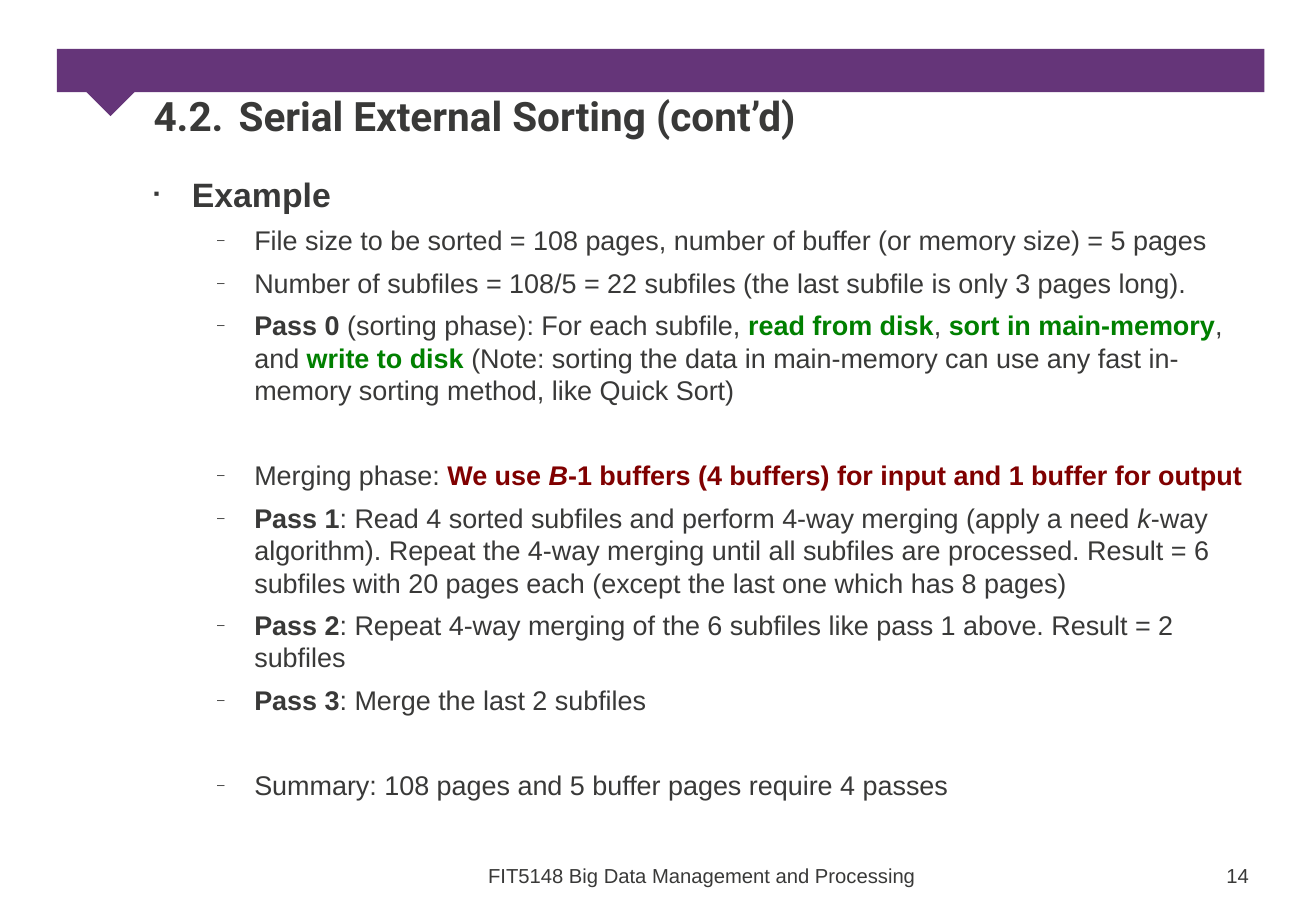
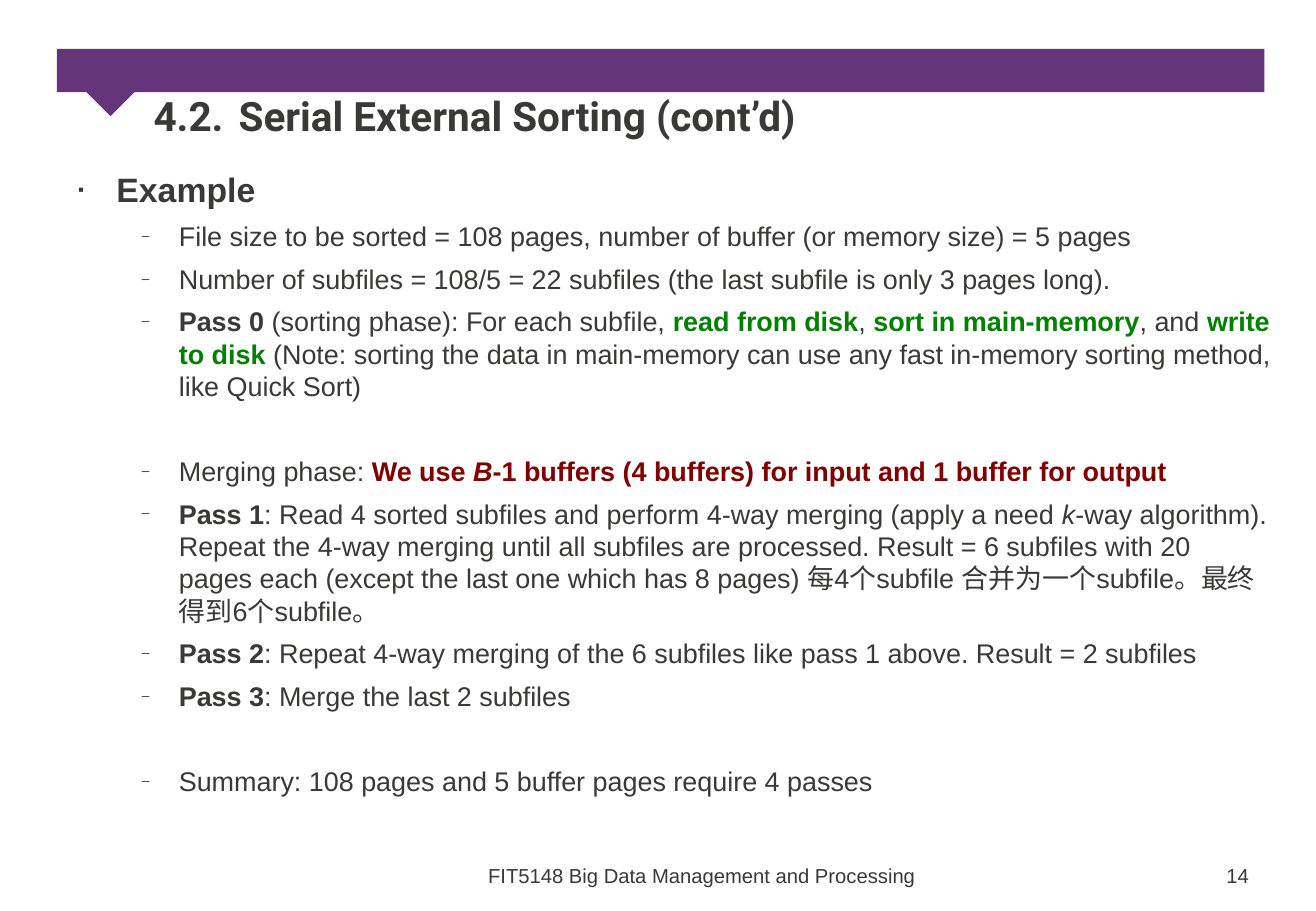
Before and after one commit to xianlinfeng/Documents, a slide deck: slide 14 of FIT5148/week5/FIT5148-5a-Volume-ParSort.pptx. Drawn at 1316x911 pixels with LibreOffice and Linux fonts; fonts in the diff are those of the drawing; background and template pictures are left out. Boxes give left, top, right and bottom in pixels: in the first picture for what was removed or moved away, otherwise in the second. Text is boxed around its words. In the diff, an @@ line names an element or a change of style, - is before the commit and + after.

Commit message:
some update for repair algorithm

```diff
--- a/FIT5148/week5/FIT5148-5a-Volume-ParSort.pptx
+++ b/FIT5148/week5/FIT5148-5a-Volume-ParSort.pptx
@@ text "Example": place and size @@
-text "Example" at bbox=[192, 182, 1242, 800]
+text "Example" at bbox=[116, 177, 1270, 796]
@@ text at bbox=[179, 504, 1267, 623]: text changed @@
-  – Pass 1: Read 4 sorted subfiles and perform 4-way merging (apply a need k-way algorithm). Repeat the 4-way merging until all subfiles are processed. Result = 6 subfiles with 20 pages each (except the last one which has 8 pages)
+  – Pass 1: Read 4 sorted subfiles and perform 4-way merging (apply a need k-way algorithm). Repeat the 4-way merging until all subfiles are processed. Result = 6 subfiles with 20 pages each (except the last one which has 8 pages) 每4个subfile 合并为一个subfile。最终得到6个subfile。
```
Also in this commit, not shown: 9 other slides changed, 22 other files.
